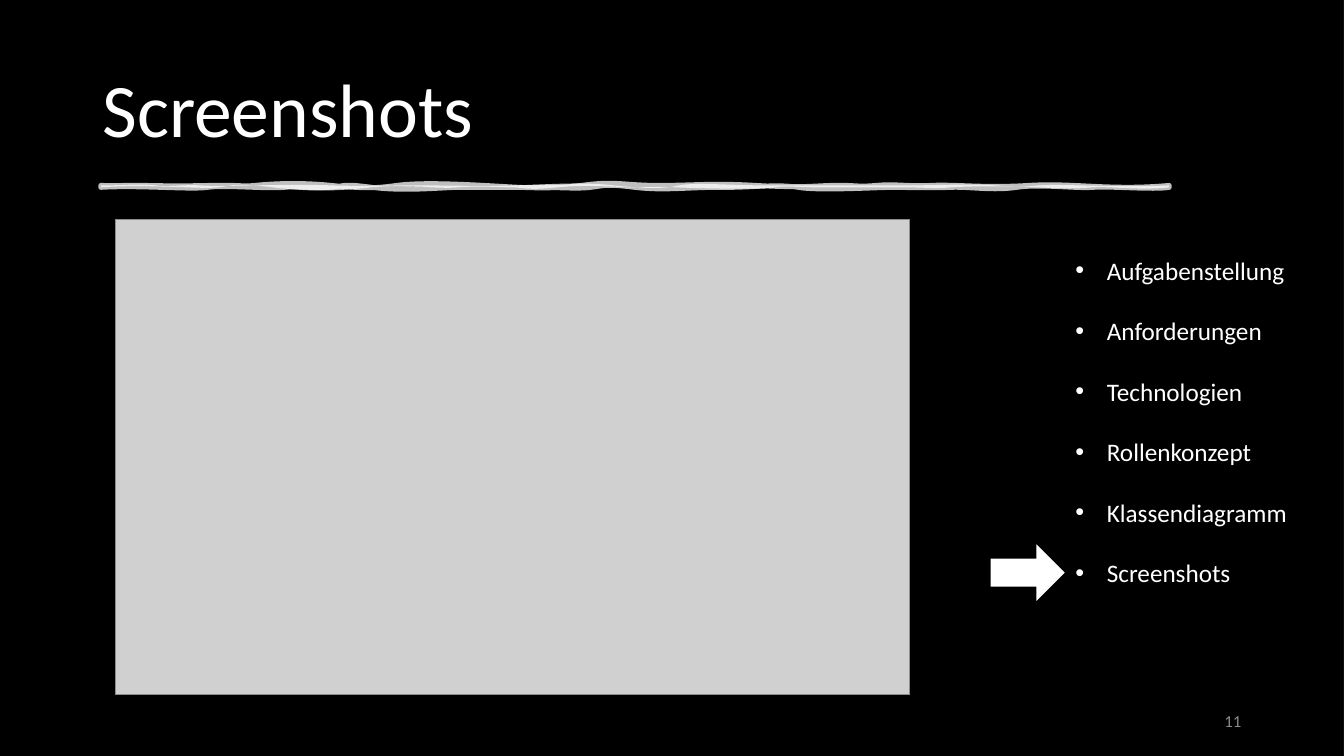
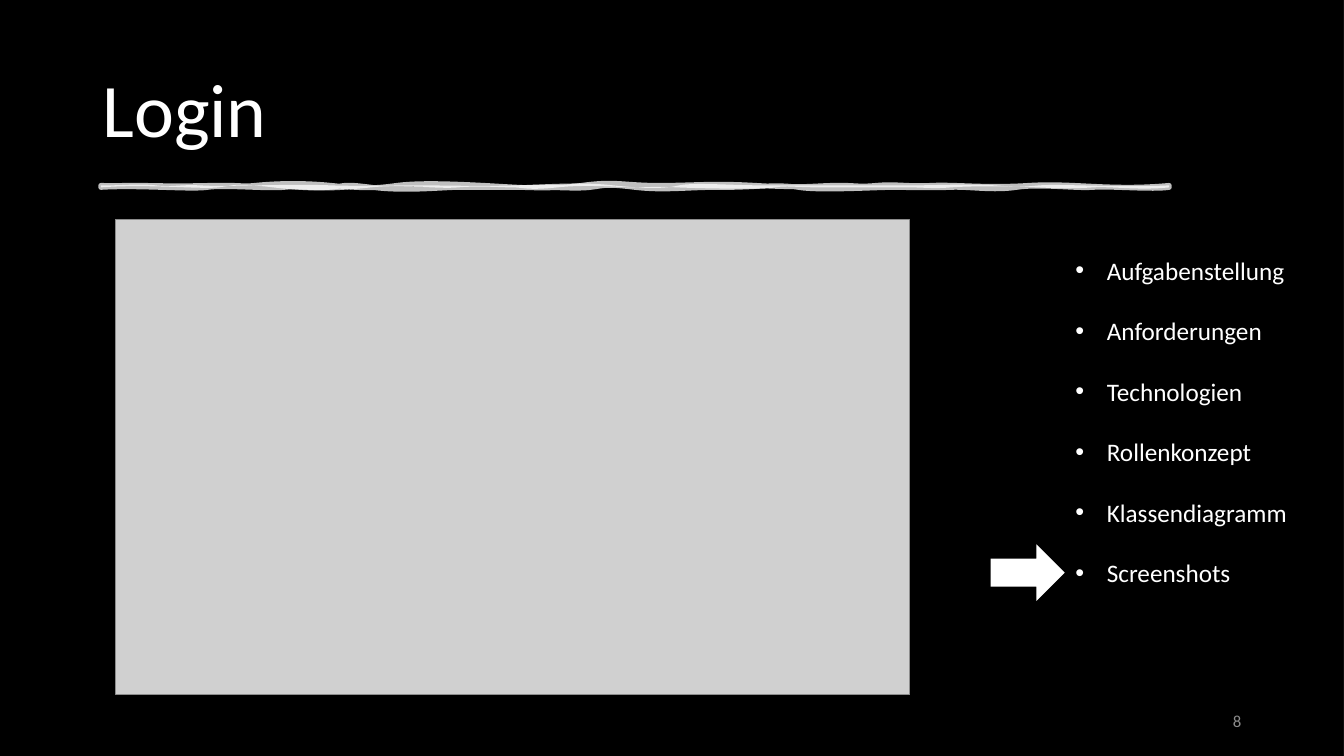
Before and after one commit to DennisWandschura/Profitabilitaet, a slide deck: slide 8 of Präst_Profitabilität.pptx (slide 11 before the commit). Drawn at 1344x756 pixels with LibreOffice and Linux fonts; fonts in the diff are those of the drawing; grey boxes stand for pictures; background and template pictures are left out; a plain dark background stands for a picture behind light text. Boxes give left, top, right and bottom in pixels: in the first picture for what was removed or moved away, otherwise in the second. Text is boxed around its words. In the diff, an @@ line names an element or a change of style, - is before the commit and + after.

```diff
--- a/Präst_Profitabilität.pptx
+++ b/Präst_Profitabilität.pptx
@@ title at bbox=[102, 85, 266, 150]: text changed @@
-Screenshots
+Login
@@ page number at bbox=[1233, 715, 1241, 727]: text changed @@
-11
+8
```
Also in this commit, not shown: 7 other slides changed, 1 slide added.
